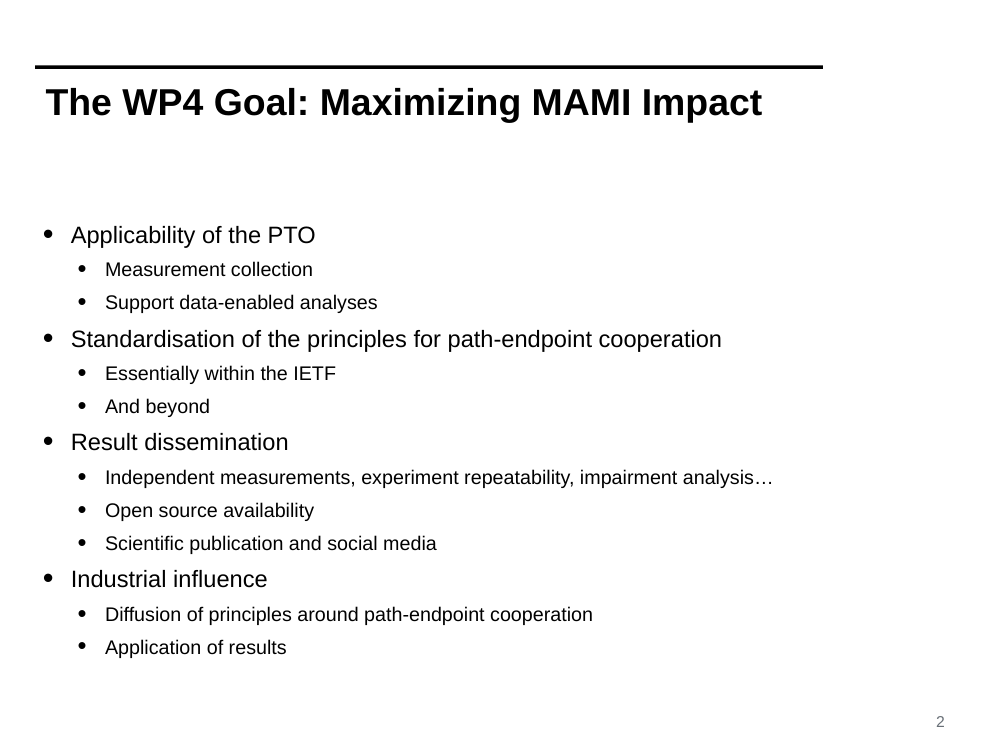
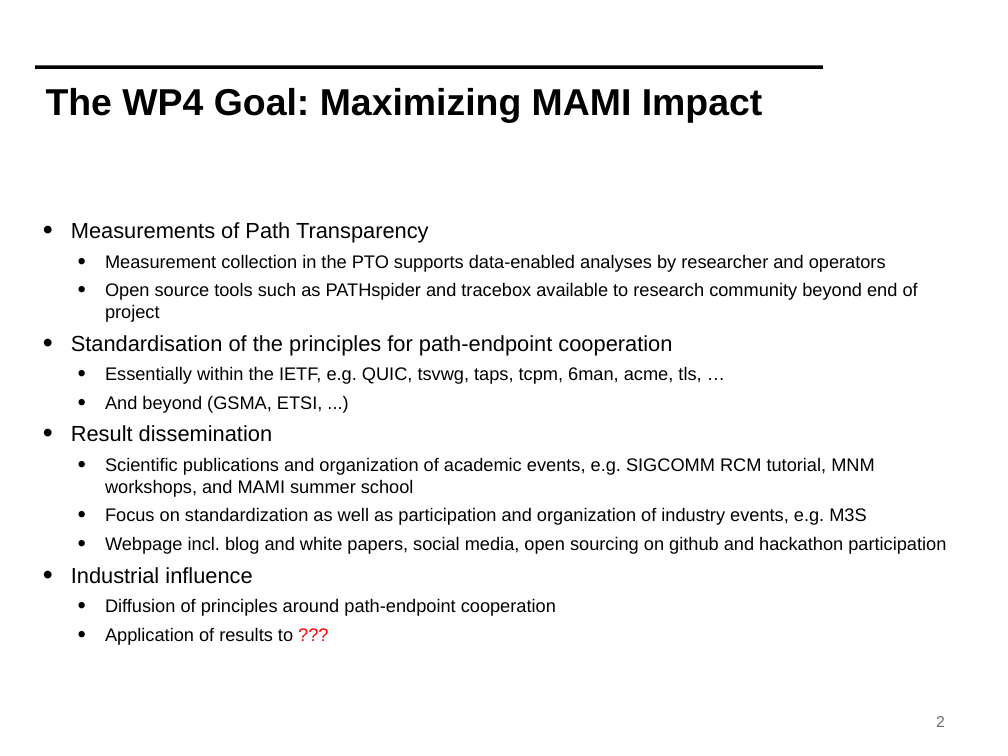
Before and after one commit to mami-project/roadshows, a slide deck: slide 2 of review3-brussels/WP4-ReviewFinal.pptx. Drawn at 1008x756 pixels with LibreOffice and Linux fonts; fonts in the diff are those of the drawing; background and template pictures are left out. Boxes give left, top, right and bottom in pixels: in the first picture for what was removed or moved away, otherwise in the second. Text is boxed around its words. In the diff, an @@ line names an element or a change of style, - is before the commit and + after.

Commit message:
wording edits by Mirja

```diff
--- a/review3-brussels/WP4-ReviewFinal.pptx
+++ b/review3-brussels/WP4-ReviewFinal.pptx
@@ text at [71, 222, 918, 322]: text changed; size 20 to 18.5 pt @@
-• Applicability of the PTO
-  • Measurement collection
-  • Support data-enabled analyses
+• Measurements of Path Transparency
+  • Measurement collection in the PTO supports data-enabled analyses by researcher and operators
+  • Open source tools such as PATHspider and tracebox available to research community beyond end of project
@@ text at [71, 335, 672, 616]: size 24 to 22.2 pt in "Standardisation of the principles for path-endpoint cooperat ...", "Result dissemination", "Industrial influence"; size 20 to 18.5 pt in "Diffusion of principles around path-endpoint cooperation"; line spacing 1.1 to 1 @@
@@ text at [105, 366, 701, 413]: text changed; size 20 to 18.5 pt @@
-  • Essentially within the IETF
-  • And beyond
+  • Essentially within the IETF, e.g. QUIC, tsvwg, taps, tcpm, 6man, acme, tls, …
+  • And beyond (GSMA, ETSI, ...)
@@ text at [105, 457, 946, 554]: text changed; size 20 to 18.5 pt @@
-  • Independent measurements, experiment repeatability, impairment analysis…
-  • Open source availability
-  • Scientific publication and social media
+  • Scientific publications and organization of academic events, e.g. SIGCOMM RCM tutorial, MNM workshops, and MAMI summer school
+  • Focus on standardization as well as participation and organization of industry events, e.g. M3S
+  • Webpage incl. blog and white papers, social media, open sourcing on github and hackathon participation
@@ text at [105, 627, 293, 645]: text changed; size 20 to 18.5 pt @@
-  • Application of results
+  • Application of results to ???
```
Also in this commit, not shown: 9 other slides changed.
